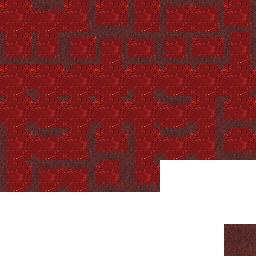
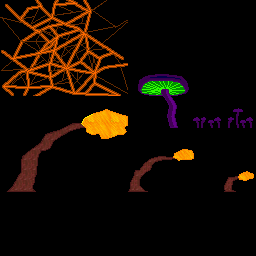
Comparing the layer stacks of the two 256×256 images. Changes:
hid "entity", painted on it over (x1=0, y1=0, x2=64, y2=32)
painted on "doodad" over (x1=0, y1=0, x2=254, y2=192)
hid "foreground" over (x1=0, y1=0, x2=256, y2=256)
hid "foreground_texture" over (x1=0, y1=0, x2=256, y2=192)
hid "template" over (x1=0, y1=0, x2=256, y2=192)
added layer "bg" over (x1=0, y1=0, x2=256, y2=256)
